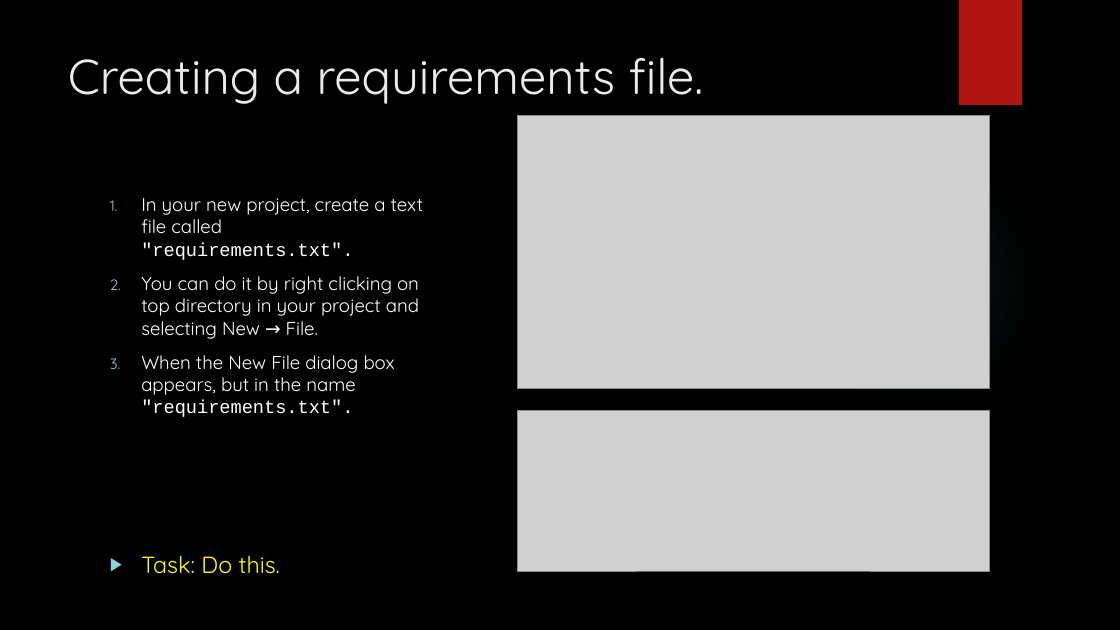
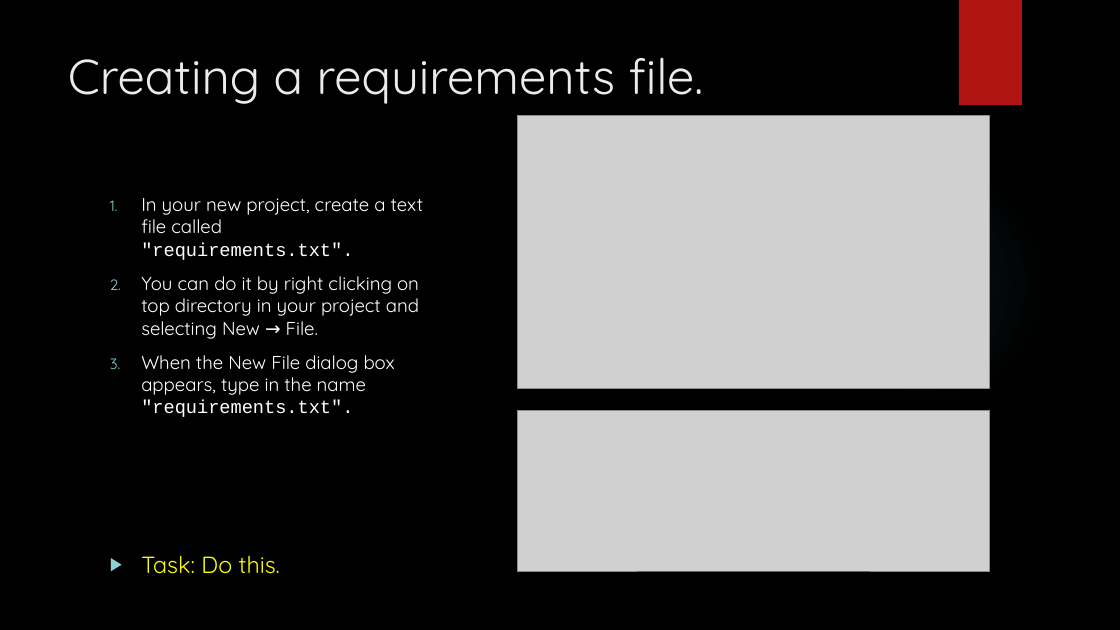
Before and after one commit to davidgroves/DGM_Tutorials, a slide deck: slide 10 of week6/week6.pptx. Drawn at 1120x630 pixels with LibreOffice and Linux fonts; fonts in the diff are those of the drawing; grey boxes stand for pictures; background and template pictures are left out. Boxes give left, top, right and bottom in pixels: in the first picture for what was removed or moved away, otherwise in the second. Text is boxed around its words. In the diff, an @@ line names an element or a change of style, - is before the commit and + after.

Commit message:
Edited ppt.

```diff
--- a/week6/week6.pptx
+++ b/week6/week6.pptx
@@ text at (141, 355, 395, 417): text changed @@
-3. When the New File dialog box appears, but in the name "requirements.txt".
+3. When the New File dialog box appears, type in the name "requirements.txt".
```
